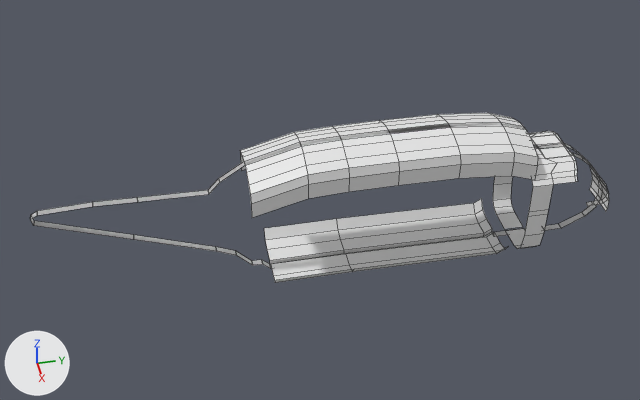
Two versions of the Blender file source/Kamov.blend, one commit apart.
Camera for both pictures: a 50 mm camera at (10.2, -7.26, 7.42) aimed at (0.0, -5.25, -0.39). The axes (+X, +Y, +Z) are drawn at lower left. The lights are the same throughout. Mesh edges are drawn as thin lines.
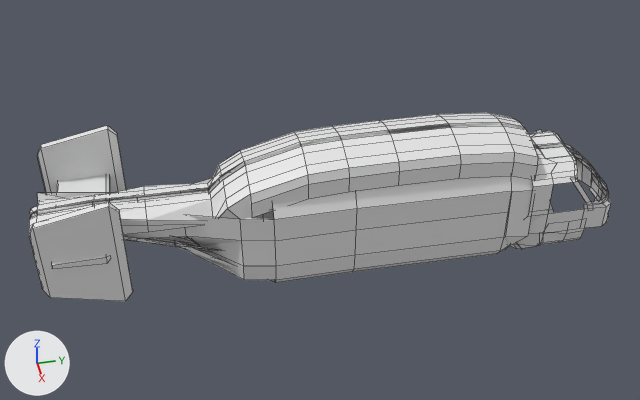
What differs and where, as boxes [x1, y1, x2, y2] in the pictures (640 x 400 px):
'Plane', reshaped, modifiers changed (11% taller): before [30, 113, 609, 283]; after [29, 113, 611, 301]
part 1 of me_plane, added: after [52, 175, 110, 269]
part 2 of me_plane, added: after [29, 202, 133, 301]
part 3 of me_plane, added: after [37, 125, 126, 193]
part 4 of me_plane, built on: before [493, 167, 607, 249]; after [29, 125, 611, 283]

Diff of the bpy script that builds the scene:
```diff
--- a/source/Kamov.blend.py
+++ b/source/Kamov.blend.py
@@ me_plane @@
 # used by ob_plane; location = (0.0147, -2.121, 0.14); scale = (0.0541, 0.155, 1.0)
-me_plane.from_pydata(...)  # 205 vertices, 119 faces, 3 loose edges; spans x -17.7..12.3, y -46.3..8.7, z -1.7..0.7
+me_plane.from_pydata(...)  # 705 vertices, 470 faces, 12 loose edges; spans x -18.4..18.6, y -46.3..8.7, z -1.7..0.5
+# me_plane part 1: a new loose piece of 18 vertices spanning x -18.4..18.6, y -44.3..-39.5, z -0.4..-0.3
+# me_plane part 2: a new loose piece of 16 vertices spanning x 15.9..17.9, y -45.5..-38.1, z -1.1..0.5
+# me_plane part 3: a new loose piece of 16 vertices spanning x -18.2..-16.2, y -45.5..-38.1, z -1.1..0.5
+# me_plane part 4: 4 vertices moved from x -5.5..12.2, y -1.0..8.1, z -1.4..0.0 to x -3.7..10.1, y -2.1..8.0, z -1.4..0.0; 8 vertices removed from x -17.7..-7.3, y -27.1..-22.0, z 0.3..0.7; 458 vertices added at x -12.7..12.7, y -46.3..8.7, z -1.7..0.5
@@ ob_plane @@
 ob_plane.scale = (0.0541, 0.155, 1.0)
-_m = ob_plane.modifiers.new('Mirror', 'MIRROR')
-_m.use_clip = True
```
